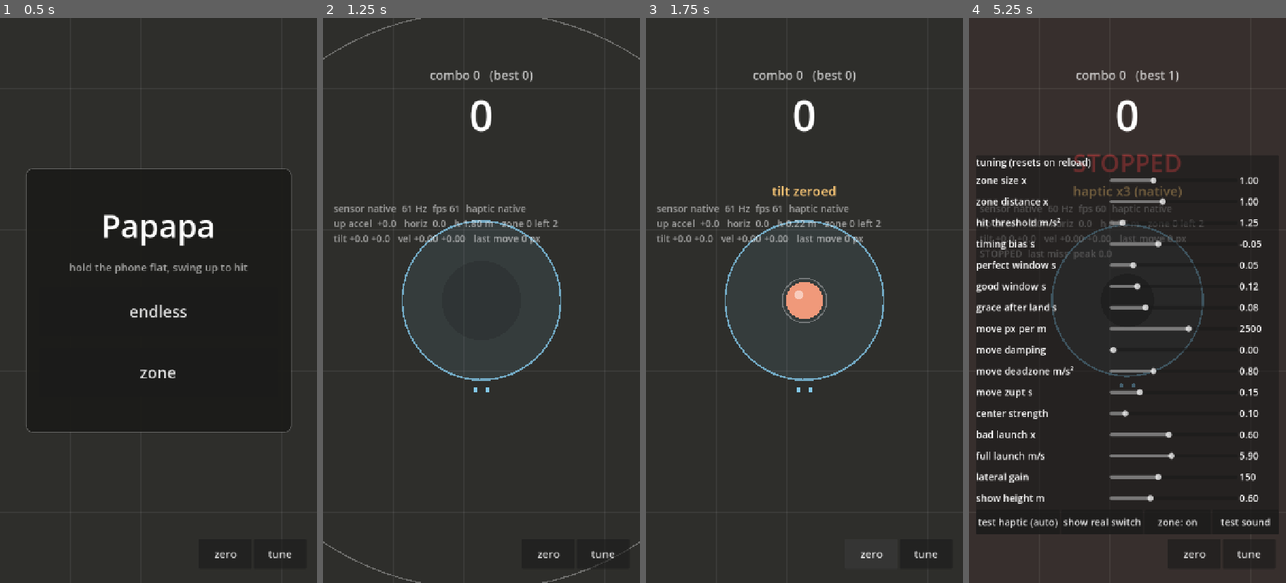
Above: before the commit, frames 1-4 (left to right).
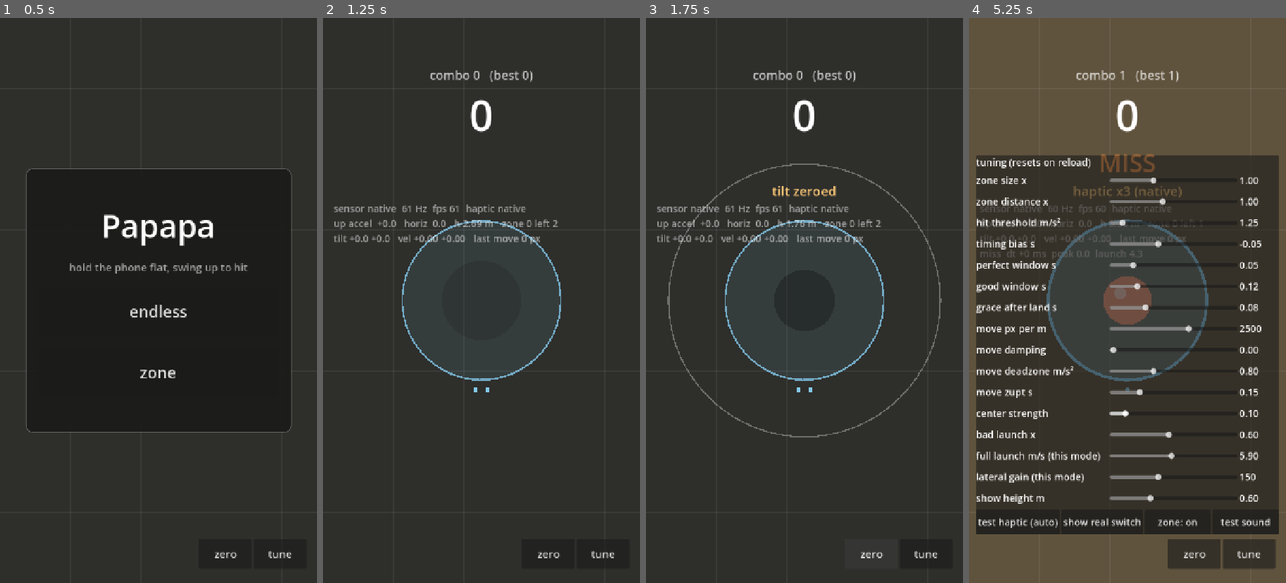
Above: after the commit, the same moments.

Repository: Xionday/Papapa
Game: Godot game, scene res://scenes/main.tscn
Two runs of this game, one before a commit and one after it. Both use one fixed random seed, a clock stepped at 60 frames per second and the inputs below.
Inputs (mouse positions are in pixels of both pictures, inside the frame that each line leads up to):
- Up to frame 1 (0.5 s): no input
- Up to frame 2 (1.25 s): click "zone" at 0.5 s
- Up to frame 3 (1.75 s): click "zero" at 1.25 s
- Up to frame 4 (5.25 s): click "tune" at 2 s; click (1127, 413) at 2.75 s, where only the run before the commit has a clickable "play again"; click (1127, 413) at 3.5 s, where only the run after the commit has a clickable "play again"; click "test haptic (auto)" at 4.25 s; click (1127, 413) at 5 s, where only the run before the commit has a clickable "play again"

Frame 1 is identical in both runs. In frame 2, 0.3% of the frame differs, in the area x 0-100%, y 0-100%; in frame 3, 1.4%; in frame 4, 38%.

Commit message:
光圈模式專屬物理：起跳 7.2 m/s（滯空約 1.5s）、傾斜飄移 60（endless 維持 5.9 / 150）
Co-Authored-By: Claude Fable 5.1 <noreply@anthropic.com>
Claude-Session: https://claude.ai/code/session_01M2isnyCwhhtueNisXY1RbR

Diff:
--- a/scripts/game.gd
+++ b/scripts/game.gd
@@ -45,6 +45,11 @@
 	[30, 1, 110.0, 250.0, 500.0],
 	[50, 1, 80.0, 300.0, 600.0],
 ]
+## 光圈模式的物理：彈得更高（有時間瞄）、傾斜飄得更少（不會一下跑太遠）
+@export var zone_launch: float = 7.2        ## m/s，滯空約 1.5 秒（endless 是 5.9 ≈ 1.2 秒）
+@export var zone_lateral_gain: float = 60.0 ## endless 是 150
+@export var endless_launch: float = 5.9
+@export var endless_lateral_gain: float = 150.0
 @export var zone_scale: float = 1.0         ## 全部半徑的倍率（tune 用）
 @export var zone_dist_scale: float = 1.0    ## 全部距離的倍率（tune 用）
 
@@ -125,6 +130,12 @@
 ## 從選單開始：mode = "endless" | "zone"
 func start_game(mode: String) -> void:
 	zone_mode = (mode == "zone")
+	if zone_mode:
+		full_launch = zone_launch
+		lateral_gain = zone_lateral_gain
+	else:
+		full_launch = endless_launch
+		lateral_gain = endless_lateral_gain
 	paddle_pos = Vector2.ZERO
 	phone_vel = Vector2.ZERO
 	_serve()
--- a/scripts/hud.gd
+++ b/scripts/hud.gd
@@ -39,8 +39,8 @@
 	["move zupt s", "move_zupt", 0.05, 0.5, 0.01],
 	["center strength", "center_strength", 0.0, 1.0, 0.05],
 	["bad launch x", "bad_launch", 0.3, 0.95, 0.05],
-	["full launch m/s", "full_launch", 3.0, 9.0, 0.1],
-	["lateral gain", "lateral_gain", 0.0, 400.0, 10.0],
+	["full launch m/s (this mode)", "full_launch", 3.0, 9.0, 0.1],
+	["lateral gain (this mode)", "lateral_gain", 0.0, 400.0, 10.0],
 	["show height m", "show_height", 0.2, 1.5, 0.05],
 ]
 
